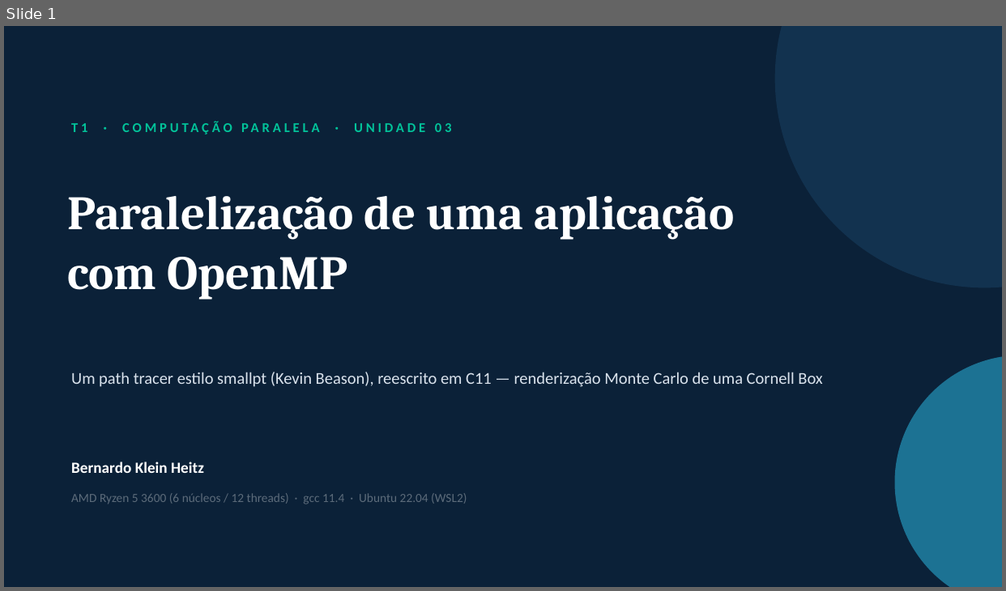
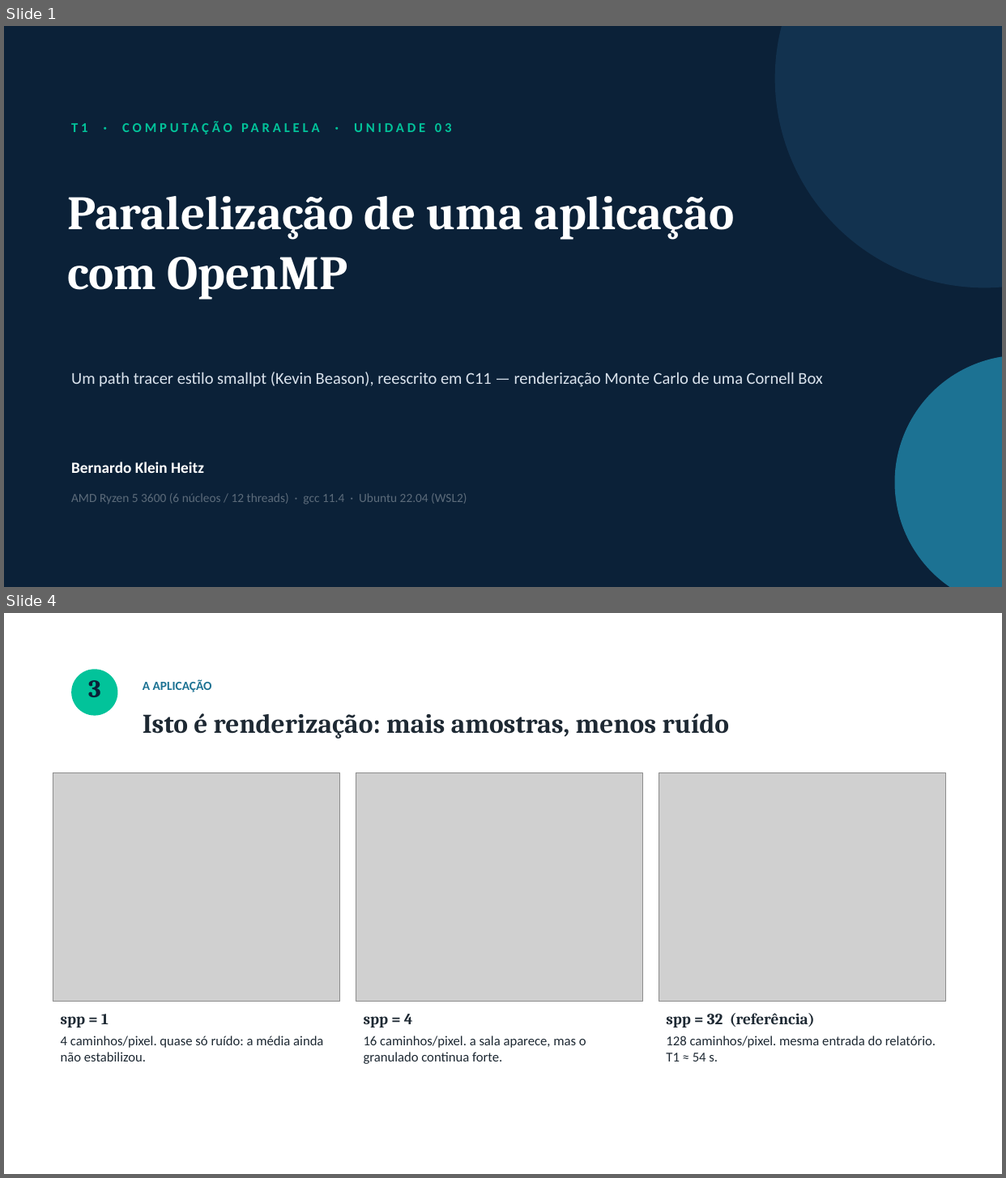
Before and after one commit to bengo501/T1-CompPar-ParalelizacaoDeUmaAplicacaoComOpenMP-, a slide deck: Apresentacao_T1_OpenMP.pptx. Shown one above the other, each under a label of ours: slide 1 before the commit, slides 1 and 4 after it; the slides between them are not shown. The pictures are 1006x591 and 1006x1178 pixels, drawn with LibreOffice and Linux fonts; fonts in the diff are those of the drawing; grey boxes stand for pictures. Boxes give left, top, right and bottom in pixels: in the first picture for what was removed or moved away, otherwise in the second. Text is boxed around its words. In the diff, an @@ line names an element or a change of style, - is before the commit and + after.

```diff
--- a/Apresentacao_T1_OpenMP.pptx
+++ b/Apresentacao_T1_OpenMP.pptx
@@ slide 4 added at [4,613,1002,1174], background #FFFFFF @@
@@ ellipse added at [71,669,117,716], fill #02C39A @@
@@ text added at [88,680,101,697], 24 pt, text #0B2138, bold @@
+3
@@ text added at [143,679,212,692], 12 pt, text #1C7293, bold @@
+A APLICAÇÃO
@@ text added at [143,713,729,739], 26 pt, text #1E2933, bold @@
+Isto é renderização: mais amostras, menos ruído
@@ picture added at [53,773,340,1002] @@
@@ picture added at [356,773,642,1002] @@
@@ picture added at [659,773,946,1002] @@
@@ text added at [61,1014,323,1062], 13 pt, text #1E2933 @@
+spp = 1
+4 caminhos/pixel. quase só ruído: a média ainda não estabilizou.
@@ text added at [364,1014,586,1064], 13 pt, text #1E2933 @@
+spp = 4
+16 caminhos/pixel. a sala aparece, mas o granulado continua forte.
@@ text added at [666,1013,936,1062], 13 pt, text #1E2933 @@
+spp = 32 (referência)
+128 caminhos/pixel. mesma entrada do relatório. T1 ≈ 54 s.
```
Also in this commit, not shown: 7 slides changed, 2 other slides added, 1 slide removed, 56 other files.
